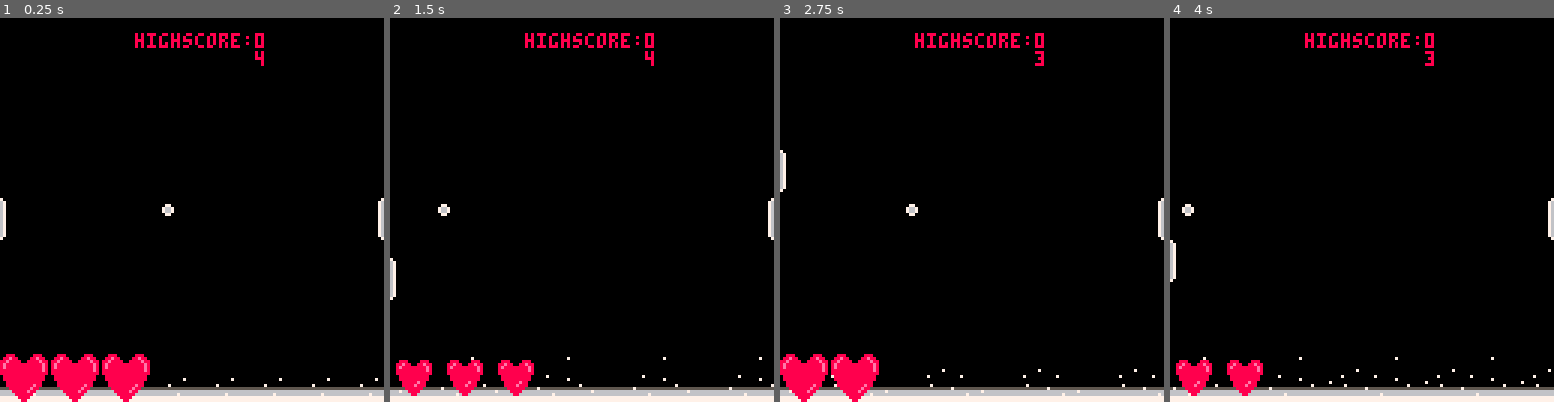
Above: before the commit, frames 1-4 (left to right).
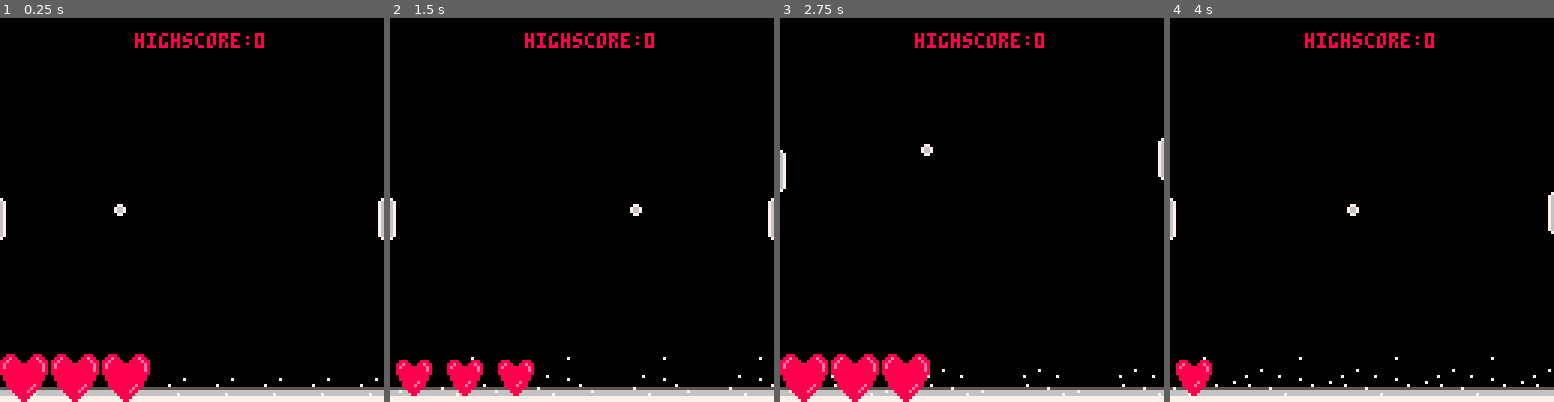
Above: after the commit, the same moments.

Repository: Ling-Lang/super_pong
Game: PICO-8 cartridge super_pong.p8
Same seed, same stepped clock (60 frames per second), same inputs: the game is played once before the commit and once after it.
Inputs:
- Up to frame 1 (0.25 s): no input
- Up to frame 2 (1.5 s): tap X (X key) at 0.33, 1.07 s; tap O (Z key) at 0.7 s
- Up to frame 3 (2.75 s): tap O (Z key) at 1.7, 2.1, 2.5 s; tap X (X key) at 1.85 s; hold Up 2.15-2.42 s
- Up to frame 4 (4 s): tap O (Z key) at 2.9, 3.3, 3.7 s; tap X (X key) at 2.97 s; hold Down 3.63-3.97 s

The runs differ from the first frame. In frame 1, 0.2% of the frame differs, in the area x 29-69%, y 8-52%; in frame 2, 0.5%; in frame 3, 1.6%, in the area x 26-100%, y 8-100%; in frame 4, 1.2%.

Commit message:
*.lua & super_pong.p8 -> Health System finished

Diff:
--- a/events.lua
+++ b/events.lua
@@ -10,7 +10,6 @@
     print(player.last_score, 110, 55, 7)
     print("dev highscore:", 44, 65, 7)
     print("11", 110, 65, 7)
-    printh("Test")
   end
 end
 function hs()
@@ -22,7 +21,6 @@
 --    print(hitboxp.y2)
 --    print(ball.y)
 --    print(enemy.speed)
-    print(player.health)
 end
 
 function update_posi()
--- a/movement.lua
+++ b/movement.lua
@@ -5,8 +5,6 @@
     if(player.y<0) then player.y=120end
     if(player.y>120) then player.y=0end
     -- Debug stuff
-    --if btn(4) then player.speed=-5end
-    if btn(5) then player.speed=5end
     -- Debug end
     if(enemy.y<0) then enemy.y=120end
     if(enemy.y>120) then enemy.speed=0end
--- a/objects.lua
+++ b/objects.lua
@@ -19,7 +19,7 @@
 ball = {
     x = 60,
     y = 60,
-    speedx = -1,
+    speedx = -3,
     speedy = 0
 }
 hitboxp = {
--- a/super_pong.p8
+++ b/super_pong.p8
@@ -8,7 +8,6 @@
 #include events.lua
 function _init()
 	cls(0)
-	print(player.speed, 20, 20, 4)
 
 			--animation
 
